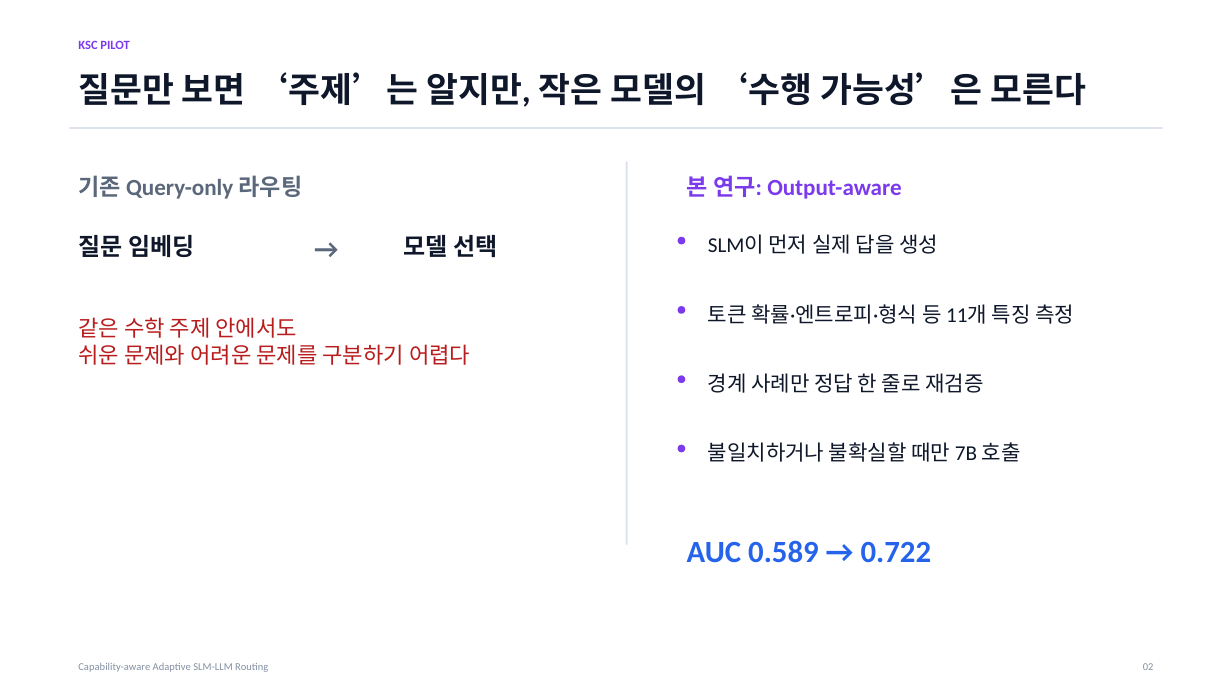
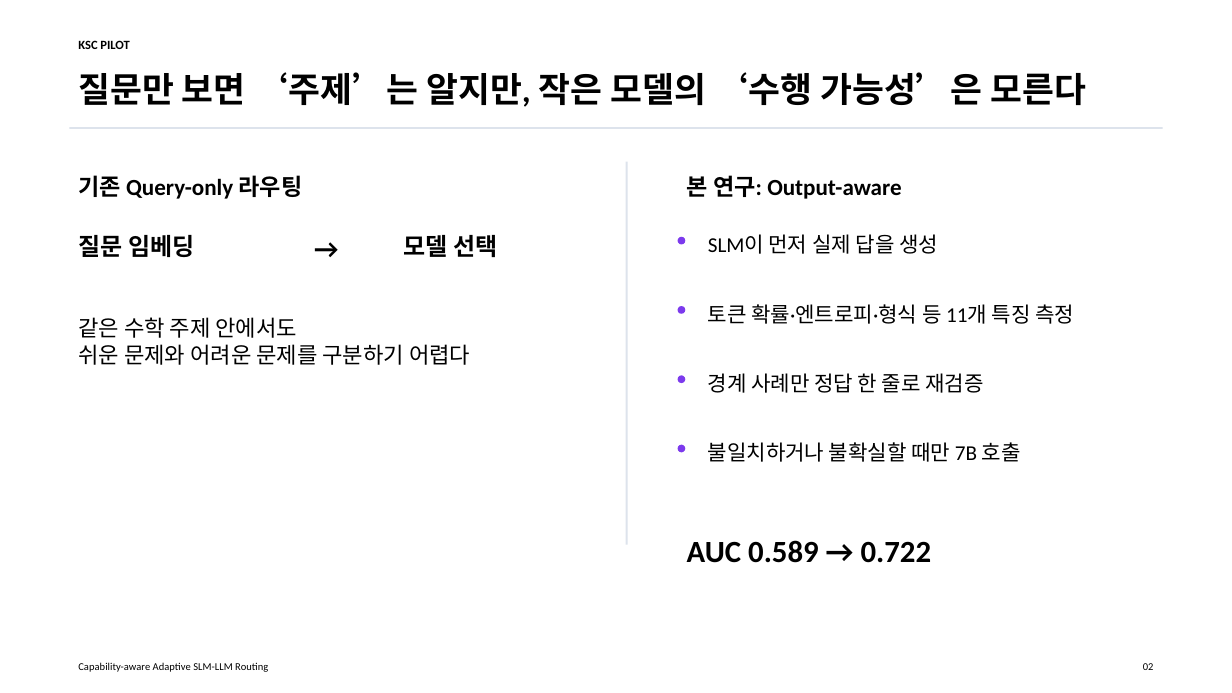
Before and after one commit to chjnett/llm_router, a slide deck: slide 2 of paper/presentation/KSC_PILOT_presentation.pptx. Drawn at 1232x693 pixels with LibreOffice and Linux fonts; fonts in the diff are those of the drawing. Boxes give left, top, right and bottom in pixels: in the first picture for what was removed or moved away, otherwise in the second. Text is boxed around its words. In the diff, an @@ line names an element or a change of style, - is before the commit and + after.

Commit message:
style: unify presentation text in black

```diff
--- a/paper/presentation/KSC_PILOT_presentation.pptx
+++ b/paper/presentation/KSC_PILOT_presentation.pptx
@@ text "KSC PILOT" at (78, 40, 129, 49): text colour #7C3AED to #000000 @@
@@ text "기존 Query-only 라우팅" at (78, 175, 303, 199): text colour #5B677A to #000000 @@
@@ text "본 연구: Output-aware" at (687, 175, 901, 199): text colour #7C3AED to #000000 @@
@@ text "→" at (293, 227, 360, 277): text colour #5B677A to #000000 @@
@@ text "같은 수학 주제 안에서도" at (78, 317, 470, 365): text colour #B91C1C to #000000 @@
@@ text colour #0F172A to #000000 in 7 elements at (78, 72, 1086, 107), (78, 235, 194, 257), (404, 235, 497, 257), (708, 234, 938, 254), (708, 304, 1074, 324), (708, 373, 984, 393), (708, 442, 1021, 462) @@
@@ text "AUC 0.589 → 0.722" at (687, 540, 932, 563): text colour #2563EB to #000000 @@
@@ text "Capability-aware Adaptive SLM-LLM Routing" at (78, 662, 268, 672): text colour #8490A3 to #000000 @@
@@ text "02" at (1143, 663, 1154, 670): text colour #8490A3 to #000000 @@
```
Also in this commit, not shown: 9 other slides changed, 1 other file.
